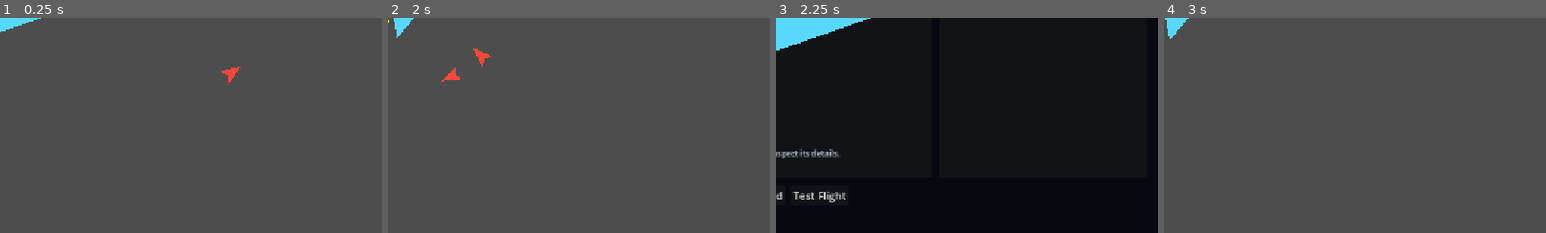
Above: before the commit, frames 1-4 (left to right).
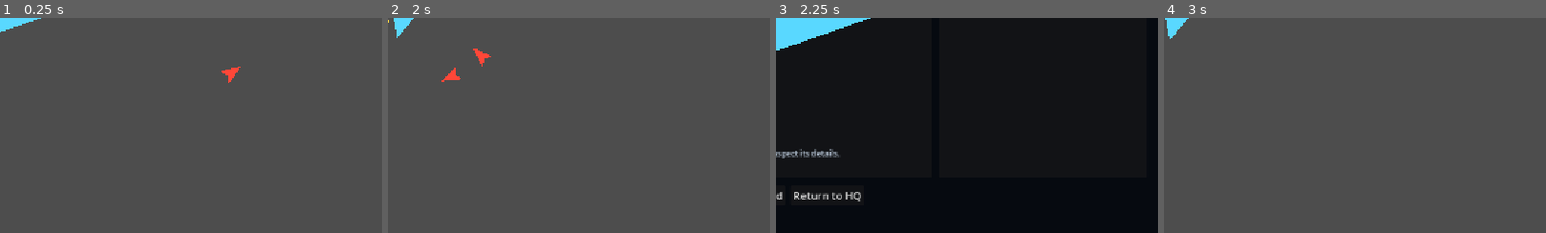
Above: after the commit, the same moments.

Repository: Bbran4/SpaceDelivery
Game: Godot game, scene res://scenes/tests/hud_test.tscn
Same seed, same stepped clock (60 frames per second), same inputs: the game is played once before the commit and once after it.
Inputs:
- Up to frame 1 (0.25 s): no input
- Up to frame 2 (2 s): click "Movement: Keyboard" at 0.5 s; click "Movement: Mouse" at 1.25 s
- Up to frame 3 (2.25 s): click "SHIPYARD" at 2 s
- Up to frame 4 (3 s): click "Test Flight" (after the commit: "Return to HQ") at 2.75 s
The pictures show only the part of the screen within x 50-100%, y 50-100%; the shares and areas given below are measured in that part.

Frames 1-2 are identical in both runs. In frame 3, 0.5% of the frame differs, in the area x 4-23%, y 80-86%; in frame 4, nothing differs.
Error in both runs: Invalid assignment of property or key 'visible' with value of type 'bool' on a base object of type 'null instance'. (res://scripts/ship_builder.gd:60)

Commit message:
Label shipyard exit as return to HQ

Diff:
--- a/scenes/ui/ship_builder.tscn
+++ b/scenes/ui/ship_builder.tscn
@@ -232,7 +232,7 @@
 
 [node name="TestFlightButton" type="Button" parent="Margin/Layout/Footer/BuildControls" unique_id=1575735951]
 layout_mode = 2
-text = "Test Flight"
+text = "Return to HQ"
 
 [node name="StatusLabel" type="Label" parent="Margin/Layout/Footer" unique_id=756130612]
 unique_name_in_owner = true
